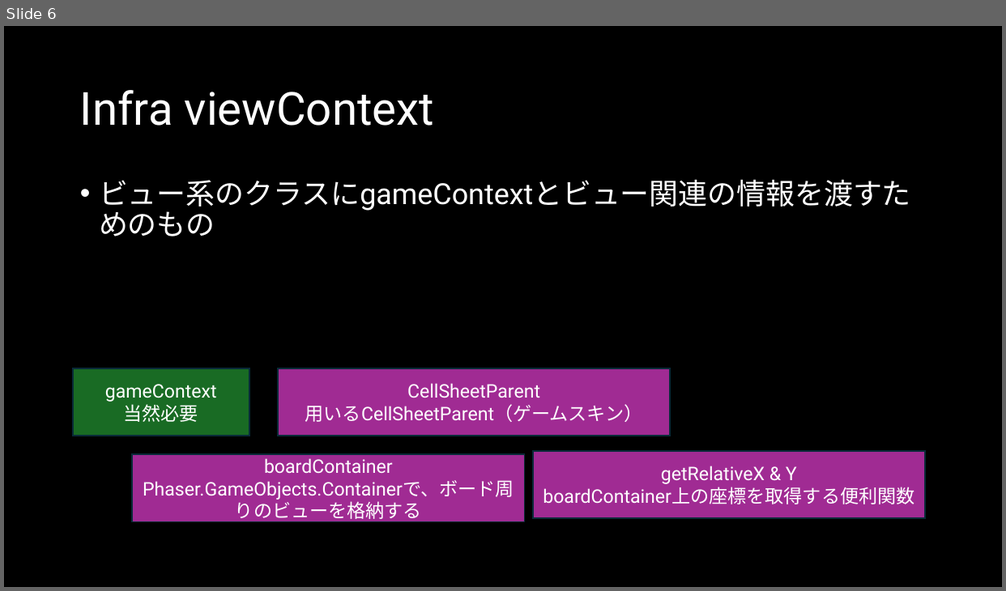
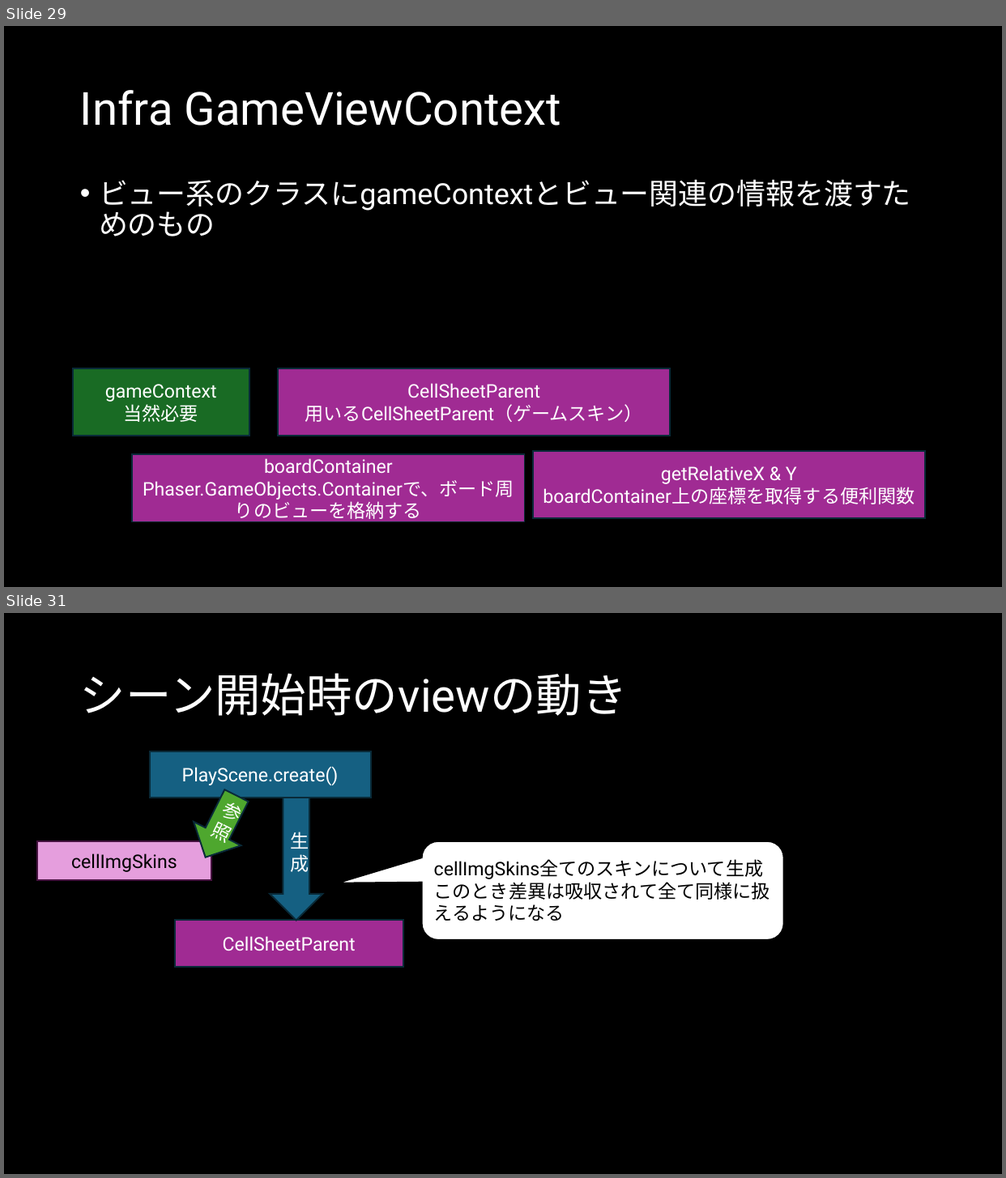
Before and after one commit to Ito-Hideaki/teresource, a slide deck: docs/DocToUnderstandTeresource.pptx. Shown one above the other, each under a label of ours: slide 6 before the commit, slides 29 and 31 after it; the slides between them are not shown. The pictures are 1006x591 and 1006x1178 pixels, drawn with LibreOffice and Linux fonts; fonts in the diff are those of the drawing. Boxes give left, top, right and bottom in pixels: in the first picture for what was removed or moved away, otherwise in the second. Text is boxed around its words. In the diff, an @@ line names an element or a change of style, - is before the commit and + after.

```diff
--- a/docs/DocToUnderstandTeresource.pptx
+++ b/docs/DocToUnderstandTeresource.pptx
@@ slide 31 added at (4, 613, 1002, 1174), background #000000 @@
@@ title added at (80, 673, 628, 716), 44 pt, text #FFFFFF @@
+シーン開始時のviewの動き
@@ rectangle added at (149, 752, 370, 798), fill #156082, outline #092A39 1.5 pt, 18 pt, text #FFFFFF @@
+PlayScene.create()
@@ down arrow added at (181, 784, 260, 869), fill #4EA72E, outline #092A39 1.5 pt, 18 pt, text #FFFFFF @@
+参照
@@ down arrow added at (270, 798, 323, 921), fill #156082, outline #092A39 1.5 pt, 18 pt, text #FFFFFF @@
+生成
@@ rectangle added at (38, 841, 211, 880), fill #E59EDD, outline #461340 1.5 pt, 18 pt, text #000000 @@
+cellImgSkins
@@ rounded speech box added at (422, 841, 784, 940), fill #FFFFFF, outline #000000 1.5 pt, 18 pt, text #000000 @@
+cellImgSkins全てのスキンについて生成
+このとき差異は吸収されて全て同様に扱えるようになる
@@ rectangle added at (175, 921, 403, 967), fill #A02B93, outline #092A39 1.5 pt, 18 pt, text #FFFFFF @@
+CellSheetParent
@@ what was slide 6 is now slide 29 @@
@@ slide 29 changed as well @@
@@ title at (80, 90, 561, 126): text changed @@
-Infra viewContext
+Infra GameViewContext
```
Also in this commit, not shown: 6 other slides changed, 20 other slides added.
